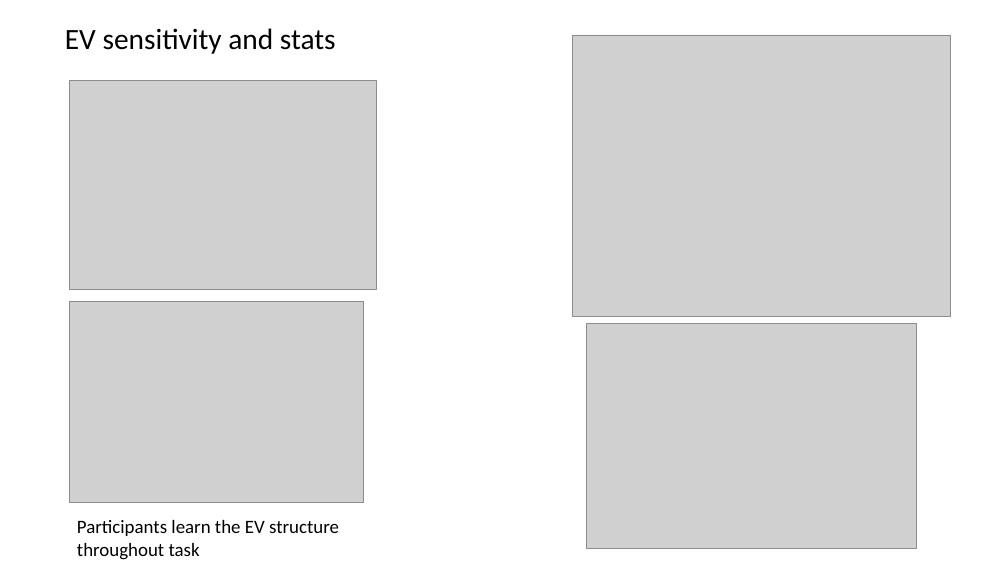
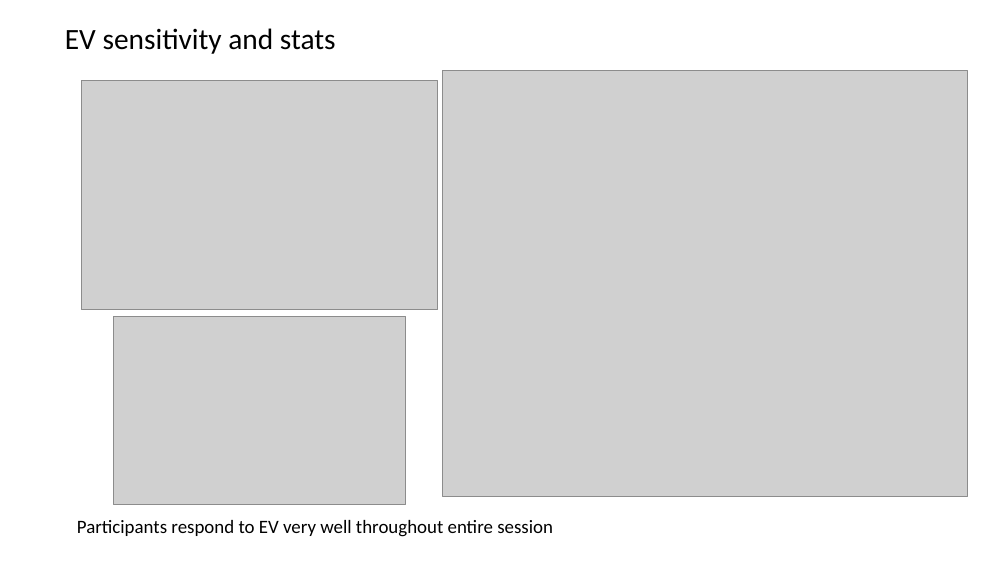
Before and after one commit to gpagnier/rampAnalysis, a slide deck: slide 6 of instrumentalRamp50.pptm. Drawn at 1008x567 pixels with LibreOffice and Linux fonts; fonts in the diff are those of the drawing; grey boxes stand for pictures. Boxes give left, top, right and bottom in pixels: in the first picture for what was removed or moved away, otherwise in the second. Text is boxed around its words. In the diff, an @@ line names an element or a change of style, - is before the commit and + after.

```diff
--- a/instrumentalRamp50.pptm
+++ b/instrumentalRamp50.pptm
@@ picture removed at (573, 35, 951, 316) @@
@@ picture: place and size @@
-picture at (70, 80, 376, 290)
+picture at (81, 80, 438, 310)
@@ picture added at (442, 70, 967, 497) @@
@@ picture: place and size @@
-picture at (70, 302, 364, 503)
+picture at (113, 316, 405, 504)
@@ picture removed at (587, 323, 917, 548) @@
@@ text at (77, 520, 553, 537): text changed @@
-Participants learn the EV structure
-throughout task
+Participants respond to EV very well throughout entire session
```
Also in this commit, not shown: 9 other slides changed, 4 slides added, 7 slides removed, 15 other files.
